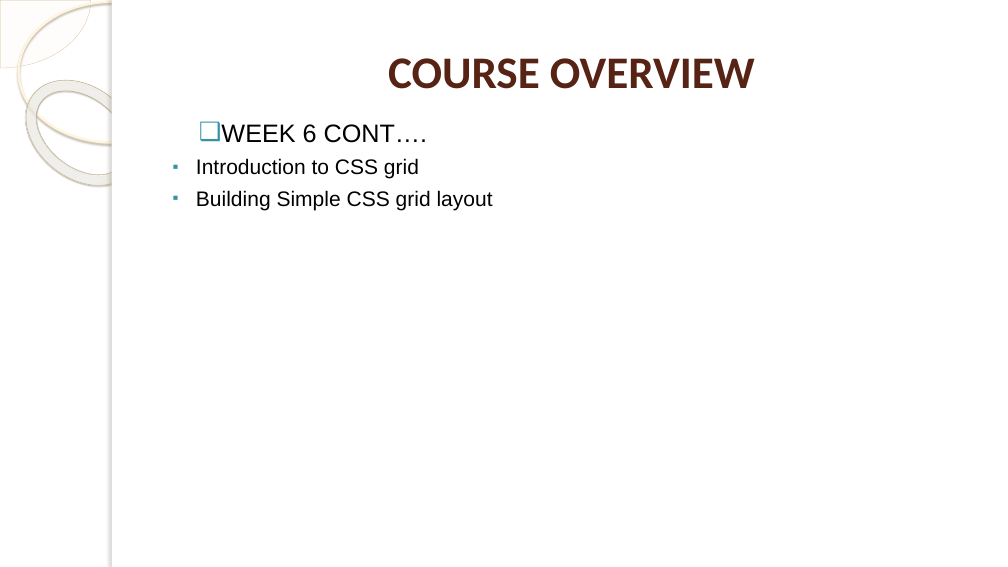
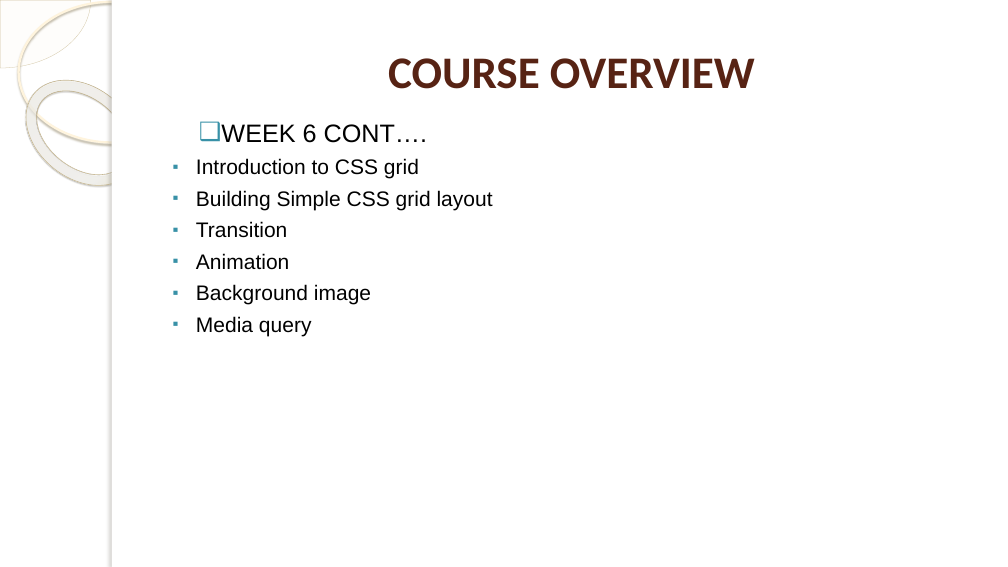
Before and after one commit to Judechuks/TEACHING_AT_EDUFUN, a slide deck: slide 7 of Presentations/EDUFUN TECHNIK COURSE CURICULLUM.pptx. Drawn at 1008x567 pixels with LibreOffice and Linux fonts; fonts in the diff are those of the drawing; background and template pictures are left out. Boxes give left, top, right and bottom in pixels: in the first picture for what was removed or moved away, otherwise in the second. Text is boxed around its words. In the diff, an @@ line names an element or a change of style, - is before the commit and + after.

```diff
--- a/Presentations/EDUFUN TECHNIK COURSE CURICULLUM.pptx
+++ b/Presentations/EDUFUN TECHNIK COURSE CURICULLUM.pptx
@@ text at box(196, 221, 371, 336): paragraphs added @@
+▪ Transition
+▪ Animation
+▪ Background image
+▪ Media query
```
Also in this commit, not shown: 1 other slide changed.
